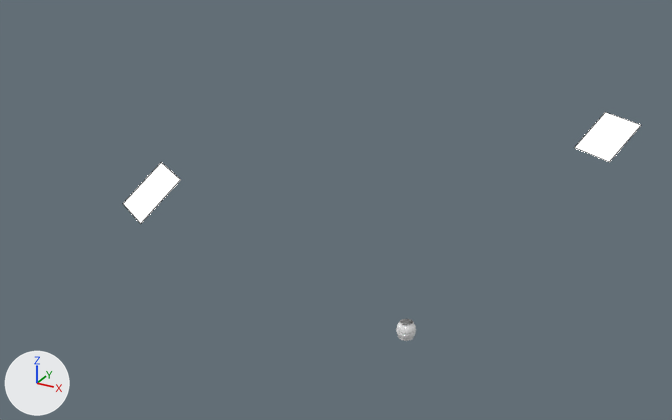
The Blender file raspberry.blend, before and after one commit.
Both versions are drawn from a camera (50 mm lens) standing at (13.2, -29.8, 19.5) and looking at (-2.5, -1.3, 5.3). Lighting does not change. The marker at lower left points along +X, +Y and +Z. Mesh edges are drawn as thin lines on the coarser meshes. The same objects are shown in both versions, whatever each file hides.
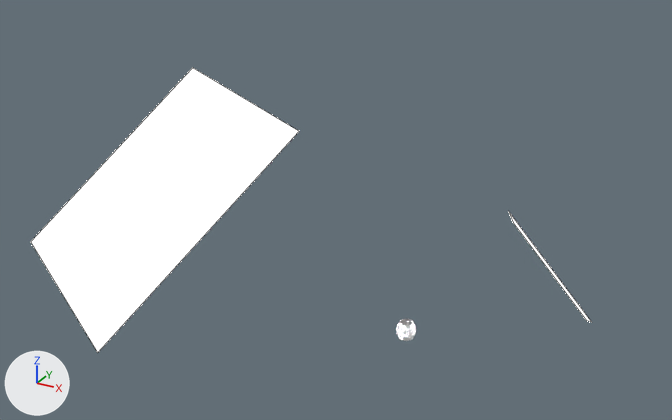
Where the change shows, as pixel boxes [x1, y1, x2, y2] in the pictures (672 x 420 px):
'Plane', rescaled (356% wider, 367% taller)
    before: [123, 163, 181, 223]
    after: [31, 68, 299, 352]
'Plane.001', moved, turned, rescaled
    before: [575, 112, 641, 162]
    after: [508, 211, 591, 322]

The change, as a diff of the scene's bpy script:
```diff
--- a/raspberry.blend.py
+++ b/raspberry.blend.py
@@ ob_plane_001 @@
 ob_plane_001 = bpy.data.objects.new('Plane.001', me_plane_001)
-ob_plane_001.location = (5.52, 6.91, 7.07)
-ob_plane_001.rotation_euler = (-0.0151, -0.7, 1.021)  # degrees (-0.9, -40, 58)
+ob_plane_001.location = (4.21, 5.04, 1.58)
+ob_plane_001.rotation_euler = (-0.685, 0.704, -0.242)  # degrees (-39, 40, -14)
+ob_plane_001.scale = (2.69, 2.69, 2.69)
@@ ob_plane @@
 ob_plane.rotation_euler = (-0.0151, -0.7, 1.021)  # degrees (-0.9, -40, 58)
+ob_plane.scale = (4.58, 4.58, 4.58)
```
